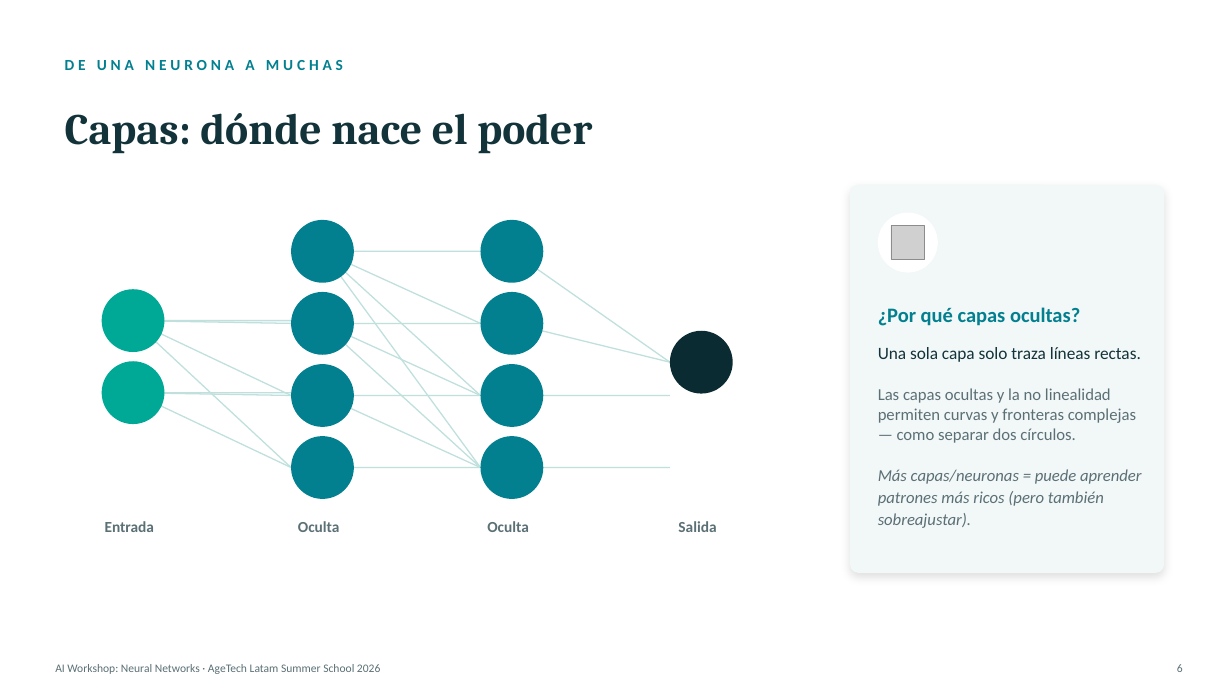
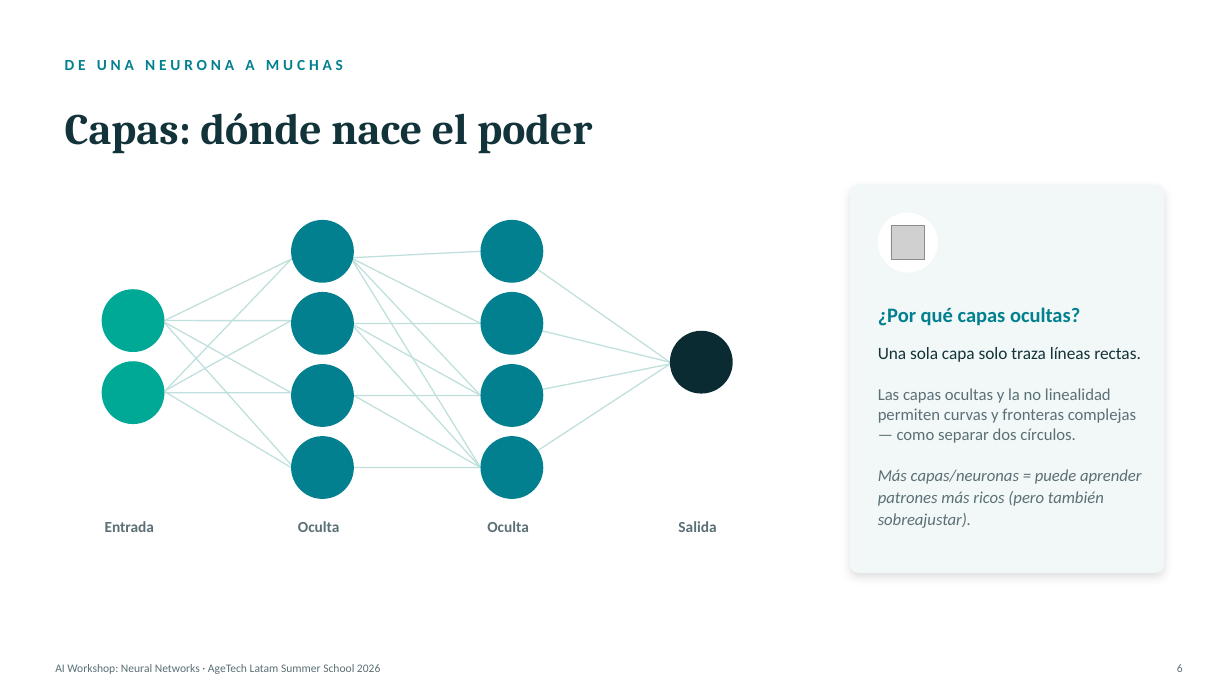
Before and after one commit to calderonf/NeuralNetworkSummer, a slide deck: slide 6 of ANN_Summer_2026.pptx. Drawn at 1232x693 pixels with LibreOffice and Linux fonts; fonts in the diff are those of the drawing; grey boxes stand for pictures. Boxes give left, top, right and bottom in pixels: in the first picture for what was removed or moved away, otherwise in the second. Text is boxed around its words. In the diff, an @@ line names an element or a change of style, - is before the commit and + after.

```diff
--- a/ANN_Summer_2026.pptx
+++ b/ANN_Summer_2026.pptx
@@ line moved from (133, 321) - (291, 323) to (165, 321) - (294, 258) @@
@@ line added from (165, 392) to (291, 260), #BFE0DD 1 pt @@
@@ line moved from (323, 251) - (481, 468) to (351, 258) - (481, 468) @@
@@ line moved from (323, 251) - (481, 396) to (351, 258) - (481, 396) @@
@@ line moved from (323, 251) - (481, 323) to (351, 258) - (481, 323) @@
@@ line moved from (323, 251) - (481, 251) to (351, 258) - (481, 251) @@
@@ line moved from (133, 321) - (291, 396) to (162, 320) - (291, 465) @@
@@ line moved from (133, 393) - (291, 396) to (162, 393) - (291, 321) @@
@@ line moved from (133, 321) - (291, 468) to (165, 323) - (291, 393) @@
@@ line moved from (323, 323) - (481, 468) to (351, 323) - (481, 468) @@
@@ line moved from (323, 323) - (481, 396) to (351, 323) - (481, 396) @@
@@ line moved from (512, 396) - (670, 396) to (512, 396) - (670, 364) @@
@@ line moved from (512, 468) - (670, 468) to (512, 468) - (670, 364) @@
@@ line moved from (133, 393) - (291, 468) to (165, 392) - (291, 468) @@
@@ line moved from (323, 396) - (481, 468) to (354, 396) - (481, 468) @@
```
Also in this commit, not shown: 7 other slides changed.
